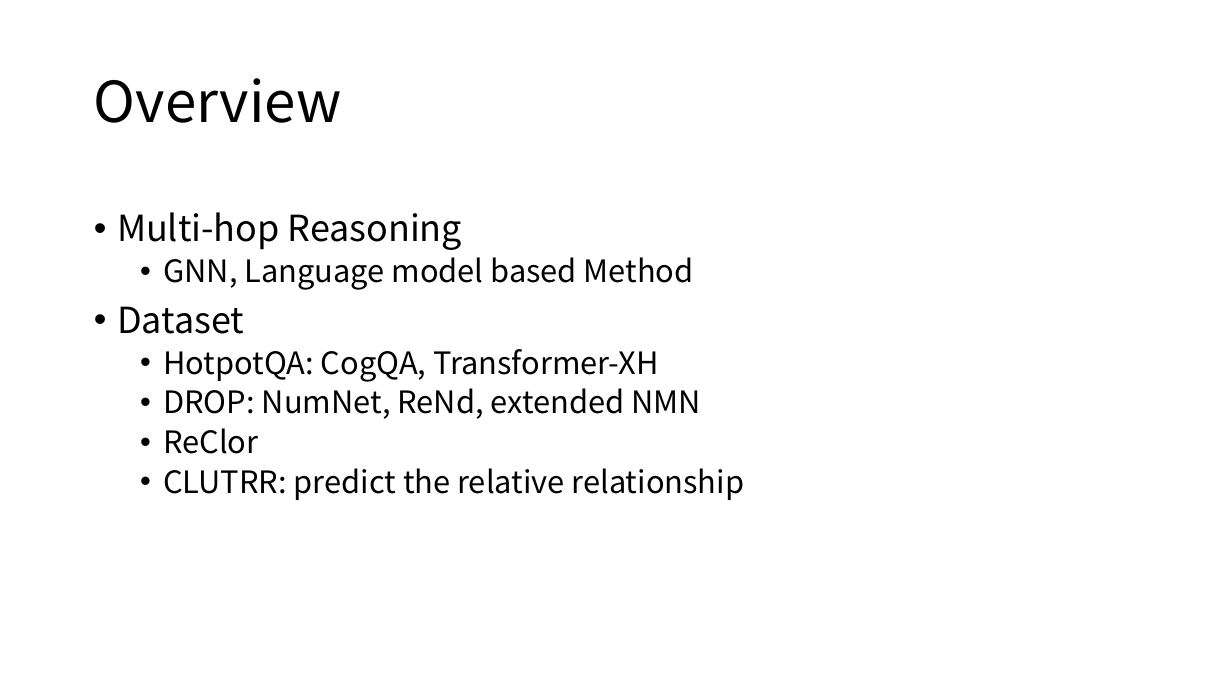
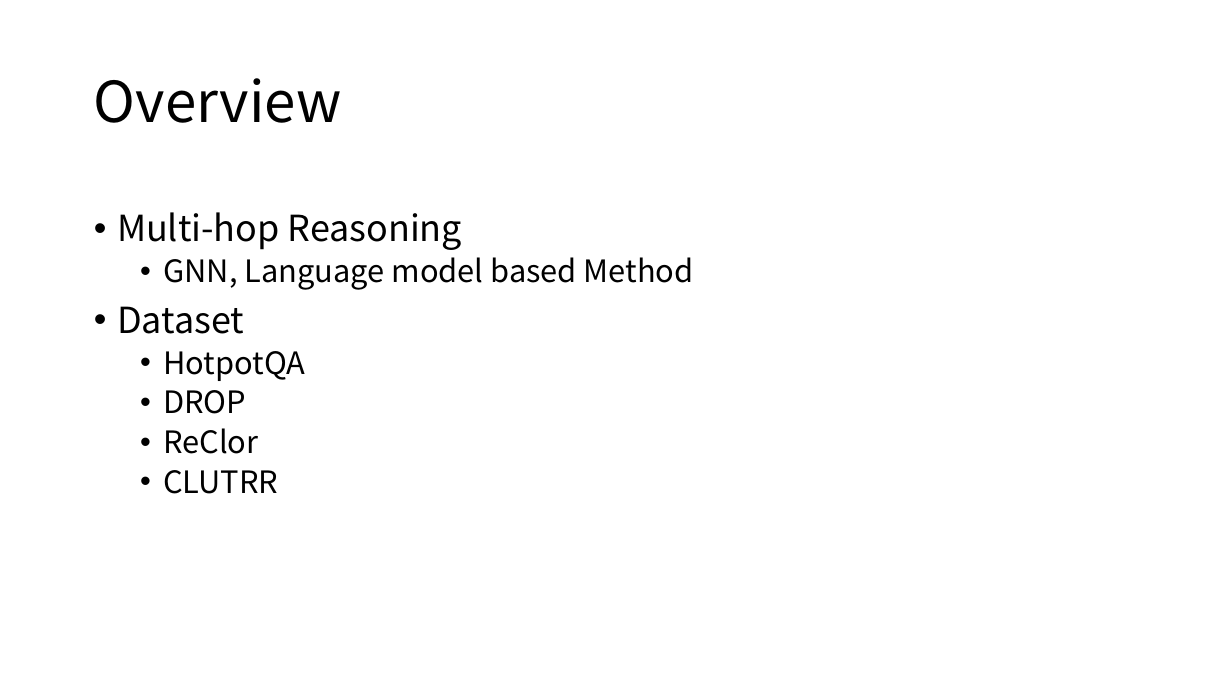
Before and after one commit to JamesHujy/TRPapers, a slide deck: slide 2 of slides/Survey_week1_hujinyi.pptx. Drawn at 1232x693 pixels with LibreOffice and Linux fonts; fonts in the diff are those of the drawing. Boxes give left, top, right and bottom in pixels: in the first picture for what was removed or moved away, otherwise in the second. Text is boxed around its words. In the diff, an @@ line names an element or a change of style, - is before the commit and + after.

```diff
--- a/slides/Survey_week1_hujinyi.pptx
+++ b/slides/Survey_week1_hujinyi.pptx
@@ text at <box>163,351,305,414</box>: text changed @@
-  • HotpotQA: CogQA, Transformer-XH
-  • DROP: NumNet, ReNd, extended NMN
+  • HotpotQA
+  • DROP
@@ text at <box>163,470,278,494</box>: text changed @@
-  • CLUTRR: predict the relative relationship
+  • CLUTRR
```
Also in this commit, not shown: 13 other slides changed, 2 other files.
